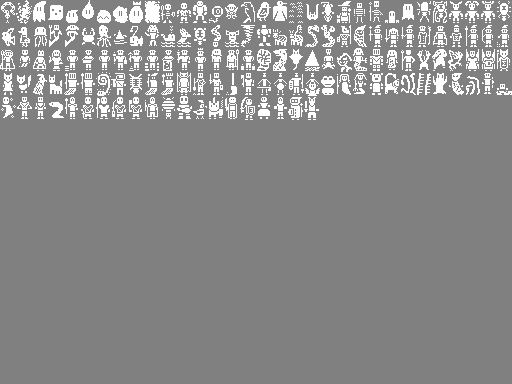
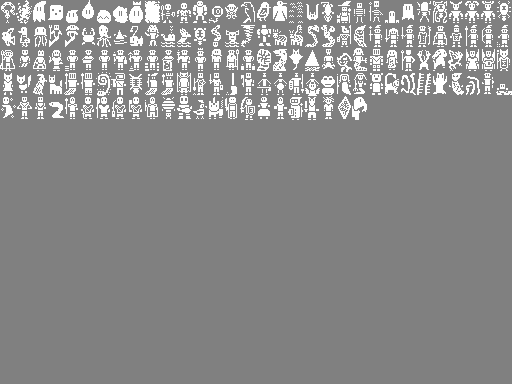
Before/after of a (512, 384) layered artwork. What changed in the layer stack:
painted on "Background" over [323, 96, 367, 120]
